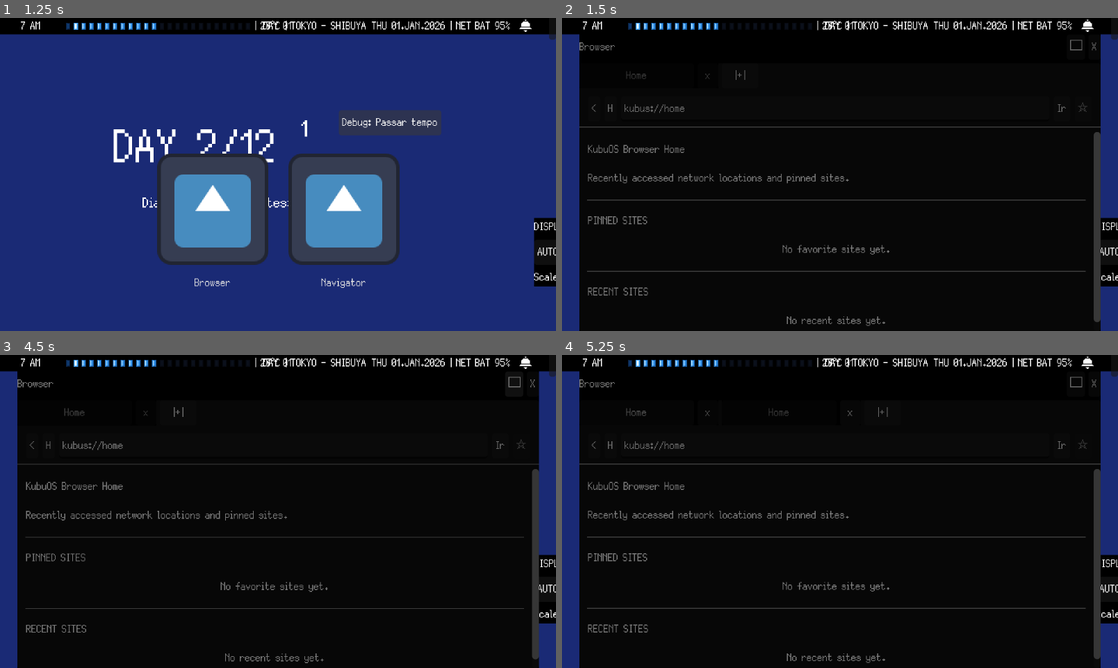
Above: before the commit, frames 1-4 (two rows, left to right).
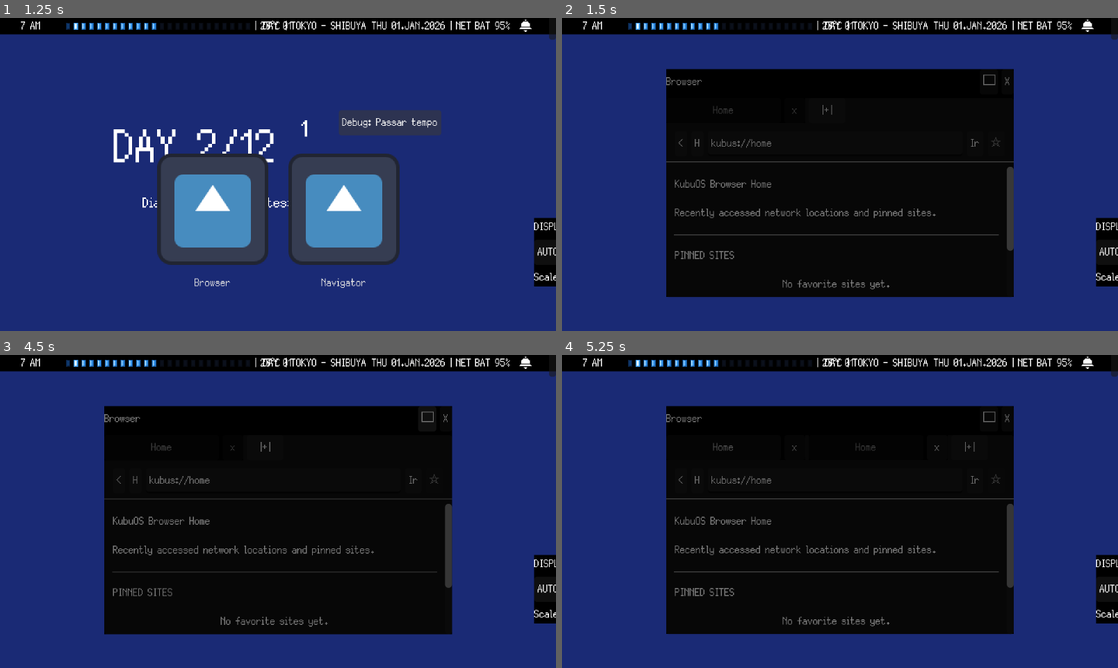
Above: after the commit, the same moments.

Repository: GYU-GAZE/NULL-NETWORK
Game: Godot game, scene res://core/main.tscn
Same seed, same stepped clock (60 frames per second), same inputs: the game is played once before the commit and once after it. The engine's default icon, where the game draws it, is replaced by a stand-in: a white triangle on a blue panel in a dark square.
Inputs:
- Up to frame 1 (1.25 s): click "Debug: Passar tempo" at 0.5 s
- Up to frame 2 (1.5 s): click "Browser" at 1.25 s
- Up to frame 3 (4.5 s): click "Navigator" at 2 s; click "AUTO" at 2.75 s; click "□" at 3.5 s; click "❐" at 4.25 s
- Up to frame 4 (5.25 s): click "|+|" at 5 s

Frame 1 is identical in both runs. In frame 2, 47% of the frame differs, in the area x 3-97%, y 5-100%; in frame 3, 47%; in frame 4, 47%.
Error after the commit: Invalid call. Nonexistent function 'apply_maximized_geometry' in base 'Control (WindowBase)'. (res://systems/window_manager/window_manager.gd:371)

Commit message:
Make window layout adaptive to workspace and pixel scale

Diff:
--- a/systems/window_manager/window_manager.gd
+++ b/systems/window_manager/window_manager.gd
@@ -13,11 +13,17 @@
 var open_windows: Dictionary = {}
 var saved_window_states: Dictionary = {}
 
+var _last_work_rect: Rect2 = Rect2()
+var _last_pixel_scale: int = 1
+var _layout_refresh_queued: bool = false
+
 
 func _ready() -> void:
 	mouse_filter = Control.MOUSE_FILTER_IGNORE
 
 	_sync_metrics()
+	_last_work_rect = get_work_area_rect()
+	_last_pixel_scale = KubuOSMetrics.get_pixel_scale()
 
 	if not KubuOSMetrics.metrics_changed.is_connected(_on_metrics_changed):
 		KubuOSMetrics.metrics_changed.connect(_on_metrics_changed)
@@ -42,19 +48,20 @@
 		focus_window(app_id)
 		return
 
-	var window_size: Vector2 = app.default_window_size
-	var min_window_size: Vector2 = app.min_window_size
-	var can_resize: bool = app.can_resize
-
 	var new_window: WindowBase = window_base_scene.instantiate() as WindowBase
+
+	if new_window == null:
+		push_error("WindowManager: window_base_scene did not instantiate a WindowBase.")
+		return
+
 	add_child(new_window)
 
 	new_window.setup(
 		app.app_id,
 		app.app_name,
-		window_size,
-		min_window_size,
-		can_resize
+		app.default_window_size,
+		app.min_window_size,
+		app.can_resize
 	)
 
 	open_windows[app_id] = new_window
@@ -125,6 +132,9 @@
 
 
 func get_work_area_position() -> Vector2:
+	if KubuOSMetrics != null and KubuOSMetrics.has_method("get_work_area_position"):
+		return KubuOSMetrics.get_work_area_position()
+
 	return Vector2(
 		reserved_left_width,
 		reserved_top_height
@@ -134,19 +144,26 @@
 func get_work_area_size() -> Vector2:
 	var parent_size: Vector2 = _get_parent_size()
 
+	if KubuOSMetrics != null and KubuOSMetrics.has_method("get_work_area_size"):
+		return KubuOSMetrics.get_work_area_size(parent_size)
+
 	return Vector2(
 		max(0.0, parent_size.x - reserved_left_width - reserved_right_width),
 		max(0.0, parent_size.y - reserved_top_height - reserved_bottom_height)
 	)
 
 
+func get_work_area_rect() -> Rect2:
+	return Rect2(get_work_area_position(), get_work_area_size())
+
+
 func _get_parent_size() -> Vector2:
 	var parent_size: Vector2 = size
 
 	if parent_size.x <= 0.0 or parent_size.y <= 0.0:
 		parent_size = get_viewport_rect().size
 
-	return parent_size
+	return KubuOSMetrics.snap_vector(parent_size)
 
 
 func _sync_metrics() -> void:
@@ -158,75 +175,241 @@
 
 func _on_metrics_changed() -> void:
 	_sync_metrics()
-
-	for window in open_windows.values():
-		if window is WindowBase:
-			_clamp_window_to_work_area(window as WindowBase)
+	_queue_layout_refresh()
+
+
+func _queue_layout_refresh() -> void:
+	if _layout_refresh_queued:
+		return
+
+	_layout_refresh_queued = true
+	call_deferred("_refresh_window_layout")
+
+
+func _refresh_window_layout() -> void:
+	_layout_refresh_queued = false
+
+	var new_work_rect: Rect2 = get_work_area_rect()
+	var new_pixel_scale: int = KubuOSMetrics.get_pixel_scale()
+	var scale_changed: bool = (
+		_last_pixel_scale > 0
+		and new_pixel_scale != _last_pixel_scale
+	)
+
+	for value in open_windows.values():
+		if not value is WindowBase:
+			continue
+
+		var window := value as WindowBase
+
+		if window.is_maximized:
+			if scale_changed and _is_valid_work_rect(_last_work_rect):
+				var restore_rect := Rect2(window.restore_position, window.restore_size)
+				var remapped_restore := _remap_rect_between_work_areas(
+					restore_rect,
+					_last_work_rect,
+					new_work_rect
+				)
+				window.restore_position = remapped_restore.position
+				window.restore_size = remapped_restore.size
+
+			window.apply_maximized_geometry()
+		else:
+			if scale_changed and _is_valid_work_rect(_last_work_rect):
+				_remap_window_between_work_areas(window, _last_work_rect, new_work_rect)
+			else:
+				_clamp_window_to_work_area(window)
+
+		_save_window_state(window.app_id, window)
+
+	_last_work_rect = new_work_rect
+	_last_pixel_scale = new_pixel_scale
 
 
 func _apply_saved_or_default_window_state(app_id: String, window: WindowBase) -> void:
 	if saved_window_states.has(app_id):
-		var state: Dictionary = saved_window_states[app_id]
-
-		if state.has("size"):
-			window.size = _enforce_min_size(state["size"], window.min_window_size)
-
-		if state.has("position"):
-			window.position = state["position"]
+		_apply_saved_window_state(saved_window_states[app_id], window)
 	else:
-		var work_position: Vector2 = get_work_area_position()
-		var work_size: Vector2 = get_work_area_size()
-
-		window.position = work_position + ((work_size - window.size) / 2.0)
+		_apply_default_window_state(window)
 
 	_clamp_window_to_work_area(window)
 	_save_window_state(app_id, window)
 
 
+func _apply_saved_window_state(state: Dictionary, window: WindowBase) -> void:
+	var target_rect := Rect2(
+		state.get("position", window.position),
+		state.get("size", window.size)
+	)
+
+	var saved_scale: int = int(state.get("pixel_scale", KubuOSMetrics.get_pixel_scale()))
+	var saved_work_rect: Rect2 = state.get("work_rect", Rect2())
+	var current_work_rect: Rect2 = get_work_area_rect()
+
+	if (
+		saved_scale != KubuOSMetrics.get_pixel_scale()
+		and _is_valid_work_rect(saved_work_rect)
+	):
+		target_rect = _remap_rect_between_work_areas(
+			target_rect,
+			saved_work_rect,
+			current_work_rect
+		)
+
+	window.size = _fit_size_to_work_area(
+		target_rect.size,
+		window.min_window_size,
+		current_work_rect.size
+	)
+	window.position = KubuOSMetrics.snap_vector(target_rect.position)
+
+
+func _apply_default_window_state(window: WindowBase) -> void:
+	var work_rect: Rect2 = get_work_area_rect()
+	var reference_size: Vector2 = KubuOSMetrics.get_work_area_size(
+		KubuOSMetrics.reference_workspace
+	)
+
+	var size_ratio := Vector2(
+		_safe_ratio(window.size.x, reference_size.x),
+		_safe_ratio(window.size.y, reference_size.y)
+	)
+
+	size_ratio.x = clamp(size_ratio.x, 0.0, 1.0)
+	size_ratio.y = clamp(size_ratio.y, 0.0, 1.0)
+
+	var target_size := Vector2(
+		work_rect.size.x * size_ratio.x,
+		work_rect.size.y * size_ratio.y
+	)
+
+	window.size = _fit_size_to_work_area(
+		target_size,
+		window.min_window_size,
+		work_rect.size
+	)
+	window.position = KubuOSMetrics.snap_vector(
+		work_rect.position + ((work_rect.size - window.size) / 2.0)
+	)
+
+
 func _save_window_state(app_id: String, window: WindowBase) -> void:
+	if app_id.is_empty():
+		return
+
+	var saved_position: Vector2 = window.position
+	var saved_size: Vector2 = window.size
+
 	if window.is_maximized:
-		saved_window_states[app_id] = {
-			"position": window.restore_position,
-			"size": window.restore_size
-		}
-		return
+		saved_position = window.restore_position
+		saved_size = window.restore_size
 
 	saved_window_states[app_id] = {
-		"position": window.position,
-		"size": window.size
+		"position": KubuOSMetrics.snap_vector(saved_position),
+		"size": KubuOSMetrics.snap_vector(saved_size),
+		"work_rect": get_work_area_rect(),
+		"pixel_scale": KubuOSMetrics.get_pixel_scale()
 	}
+
+
+func _remap_window_between_work_areas(
+	window: WindowBase,
+	old_work_rect: Rect2,
+	new_work_rect: Rect2
+) -> void:
+	var current_rect := Rect2(window.position, window.size)
+	var remapped_rect := _remap_rect_between_work_areas(
+		current_rect,
+		old_work_rect,
+		new_work_rect
+	)
+
+	window.size = _fit_size_to_work_area(
+		remapped_rect.size,
+		window.min_window_size,
+		new_work_rect.size
+	)
+	window.position = KubuOSMetrics.snap_vector(remapped_rect.position)
+	_clamp_window_to_work_area(window)
+
+
+func _remap_rect_between_work_areas(
+	source_rect: Rect2,
+	old_work_rect: Rect2,
+	new_work_rect: Rect2
+) -> Rect2:
+	if not _is_valid_work_rect(old_work_rect):
+		return source_rect
+
+	var relative_position := Vector2(
+		(source_rect.position.x - old_work_rect.position.x) / old_work_rect.size.x,
+		(source_rect.position.y - old_work_rect.position.y) / old_work_rect.size.y
+	)
+	var relative_size := Vector2(
+		source_rect.size.x / old_work_rect.size.x,
+		source_rect.size.y / old_work_rect.size.y
+	)
+
+	return Rect2(
+		KubuOSMetrics.snap_vector(
+			new_work_rect.position + (new_work_rect.size * relative_position)
+		),
+		KubuOSMetrics.snap_vector(new_work_rect.size * relative_size)
+	)
 
 
 func _clamp_window_to_work_area(window: WindowBase) -> void:
 	if window == null:
 		return
 
-	var work_position: Vector2 = get_work_area_position()
-	var work_size: Vector2 = get_work_area_size()
-
-	var max_allowed_size: Vector2 = Vector2(
-		max(window.min_window_size.x, work_size.x),
-		max(window.min_window_size.y, work_size.y)
-	)
-
-	window.size = Vector2(
-		min(window.size.x, max_allowed_size.x),
-		min(window.size.y, max_allowed_size.y)
-	)
-
-	var max_position: Vector2 = work_position + Vector2(
-		max(0.0, work_size.x - window.size.x),
-		max(0.0, work_size.y - window.size.y)
-	)
-
-	window.position = Vector2(
-		clamp(window.position.x, work_position.x, max_position.x),
-		clamp(window.position.y, work_position.y, max_position.y)
-	)
-
-
-func _enforce_min_size(value: Vector2, min_size: Vector2) -> Vector2:
-	return Vector2(
-		max(value.x, min_size.x),
-		max(value.y, min_size.y)
-	)
+	var work_rect: Rect2 = get_work_area_rect()
+
+	if not _is_valid_work_rect(work_rect):
+		return
+
+	if window.is_maximized:
+		window.apply_maximized_geometry()
+		return
+
+	window.size = _fit_size_to_work_area(
+		window.size,
+		window.min_window_size,
+		work_rect.size
+	)
+
+	var max_position := work_rect.position + Vector2(
+		max(0.0, work_rect.size.x - window.size.x),
+		max(0.0, work_rect.size.y - window.size.y)
+	)
+
+	window.position = KubuOSMetrics.snap_vector(Vector2(
+		clamp(window.position.x, work_rect.position.x, max_position.x),
+		clamp(window.position.y, work_rect.position.y, max_position.y)
+	))
+
+
+func _fit_size_to_work_area(
+	requested_size: Vector2,
+	minimum_size: Vector2,
+	work_size: Vector2
+) -> Vector2:
+	var effective_minimum := Vector2(
+		min(minimum_size.x, max(1.0, work_size.x)),
+		min(minimum_size.y, max(1.0, work_size.y))
+	)
+
+	return KubuOSMetrics.snap_vector(Vector2(
+		clamp(requested_size.x, effective_minimum.x, max(1.0, work_size.x)),
+		clamp(requested_size.y, effective_minimum.y, max(1.0, work_size.y))
+	))
+
+
+func _safe_ratio(value: float, divisor: float) -> float:
+	if divisor <= 0.0:
+		return 0.0
+
+	return value / divisor
+
+
+func _is_valid_work_rect(work_rect: Rect2) -> bool:
+	return work_rect.size.x > 0.0 and work_rect.size.y > 0.0
